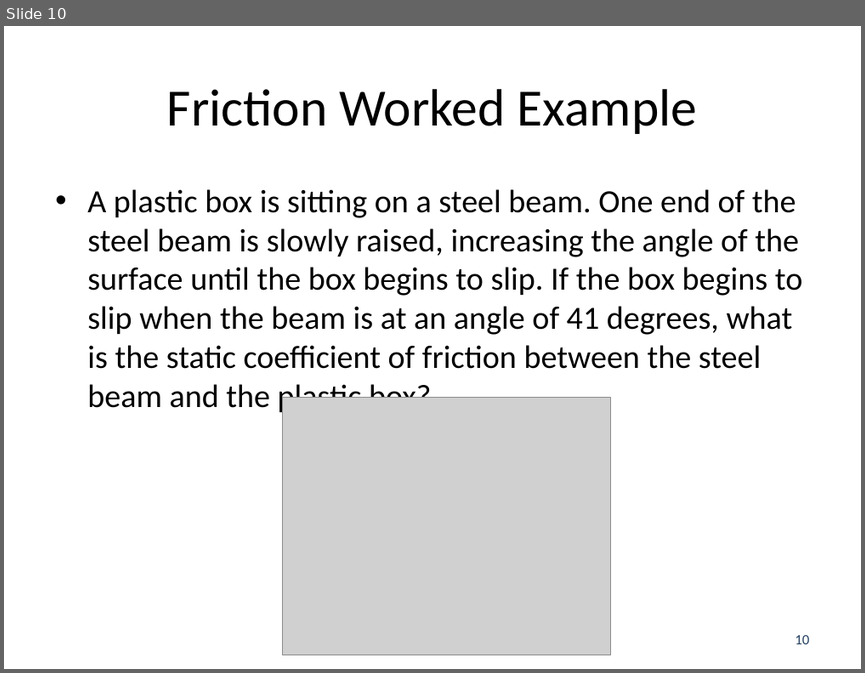
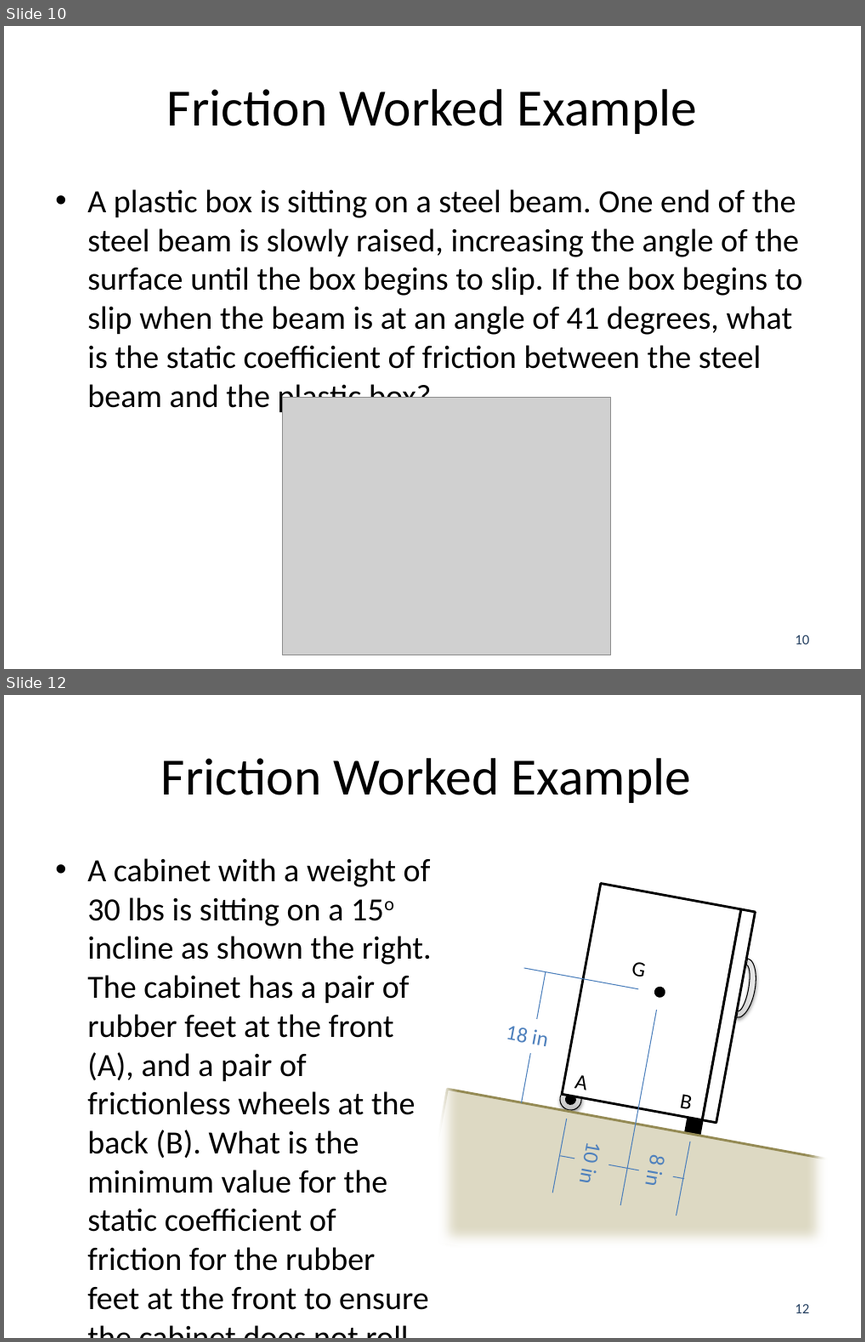
Before and after one commit to JacobMoore/mechanics_textbook, a slide deck: Lecture Slides/VideoLectureSlides/7.1.pptx. Shown one above the other, each under a label of ours: slide 10 before the commit, slides 10 and 12 after it; the slides between them are not shown. The pictures are 865x673 and 865x1342 pixels, drawn with LibreOffice and Linux fonts; fonts in the diff are those of the drawing; grey boxes stand for pictures. Boxes give left, top, right and bottom in pixels: in the first picture for what was removed or moved away, otherwise in the second. Text is boxed around its words. In the diff, an @@ line names an element or a change of style, - is before the commit and + after.

Commit message:
Added worked examples and typo fixes

```diff
--- a/Lecture Slides/VideoLectureSlides/7.1.pptx
+++ b/Lecture Slides/VideoLectureSlides/7.1.pptx
@@ slide 12 added at <box>4,695,861,1338</box>, background #FFFFFF @@
@@ title added at <box>161,758,691,803</box>, 44 pt, text #000000 @@
+Friction Worked Example
@@ frame added at <box>347,760,861,1338</box>, fill #FFFFFF, outline #FFFFFF 2 pt @@
@@ text added at <box>87,858,432,1310</box>, 27.2 pt, text #000000 @@
+• A cabinet with a weight of 30 lbs is sitting on a 15o incline as shown the right. The cabinet has a pair of rubber feet at the front (A), and a pair of frictionless wheels at the back (B). What is the minimum value for the static coefficient of friction for the rubber feet at the front to ensure the cabinet does not roll down the incline?
@@ group added at <box>420,884,847,1314</box>: 7 rectangles, 6 lines, 3 ellipses, 3 texts, 1 arch (boxed as its full ring) @@
+G
+A
+B
+18 in
+10 in
+8 in
@@ page number added at <box>794,1304,809,1313</box>, 12 pt, text #254061 @@
+12
```
Also in this commit, not shown: 1 slide changed, 1 other slide added, 22 other files.
